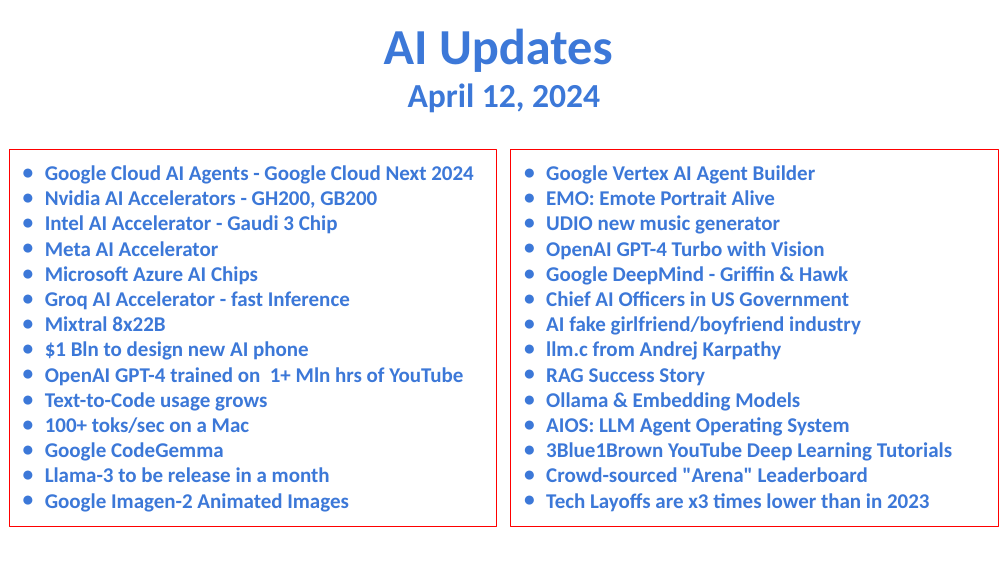
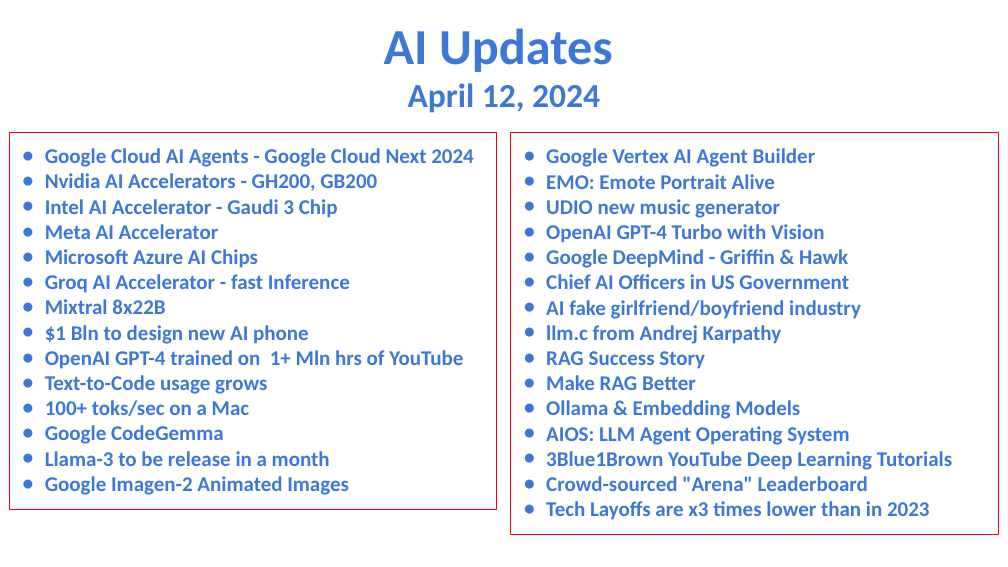
Before and after one commit to lselector/seminar, a slide deck: slide 1 of 2024/2024-04-12-AI-Updates.pptx. Drawn at 1008x567 pixels with LibreOffice and Linux fonts; fonts in the diff are those of the drawing. Boxes give left, top, right and bottom in pixels: in the first picture for what was removed or moved away, otherwise in the second. Text is boxed around its words. In the diff, an @@ line names an element or a change of style, - is before the commit and + after.

```diff
--- a/2024/2024-04-12-AI-Updates.pptx
+++ b/2024/2024-04-12-AI-Updates.pptx
@@ rectangle "Google Cloud AI Agents - ...": place and size @@
-rectangle "Google Cloud AI Agents - ..." at [9,149,496,526]
+rectangle "Google Cloud AI Agents - ..." at [9,133,496,510]
@@ rectangle "Google Vertex AI Agent Builder": place and size @@
-rectangle "Google Vertex AI Agent Builder" at [511,149,998,526]
+rectangle "Google Vertex AI Agent Builder" at [511,133,998,535]
@@ text in rectangle at [546,375,696,390]: paragraph added @@
+● Make RAG Better
```
Also in this commit, not shown: 4 other slides changed, 1 slide added.
